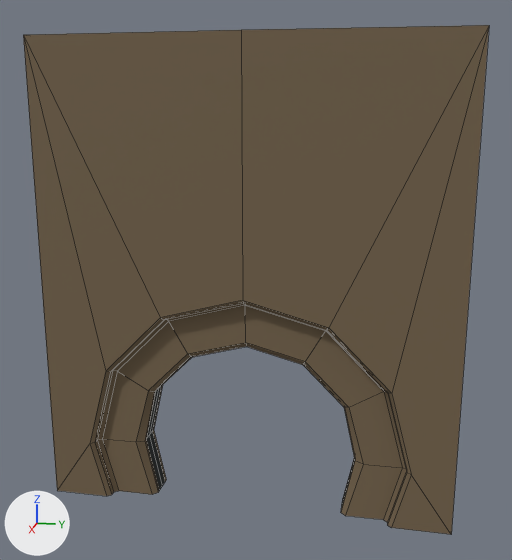
An edit to the FBX model Assets/Trash/Alexis_Trash/Décors_Indus/OBJ/Salle_Fin/OBJ_Cadre_Porte.fbx, drawn before and after from the same camera.
One viewpoint serves both versions: a camera (50 mm lens) standing at (39.43, -16.6, 10.79) and looking at (23.19, -19.85, 6.73). Arrows for +X, +Y and +Z are at lower left; the lights stay in place. Mesh edges are drawn as thin lines. Where no turn or scale is listed for an object, it has been applied to the vertices.

Names of what the first picture shows: 'TEXTURE_Contoure_Porte001'.
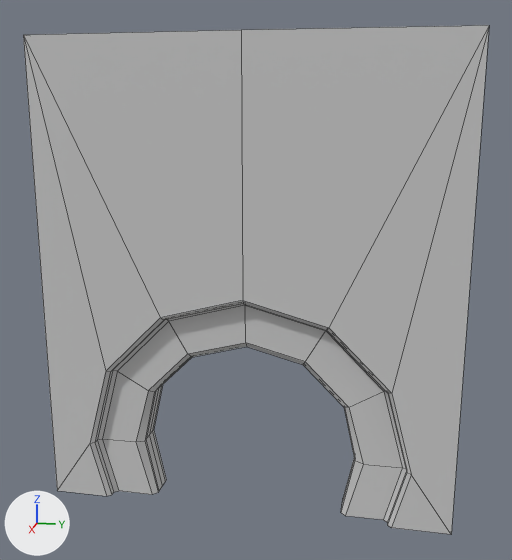
The newer file is also turned or shifted as a whole; pictures and numbers use the older file's frame.

The change, as a diff of the scene's bpy script:
```diff
--- a/Assets/Trash/Alexis_Trash/Décors_Indus/OBJ/Salle_Fin/OBJ_Cadre_Porte.fbx.py
+++ b/Assets/Trash/Alexis_Trash/Décors_Indus/OBJ/Salle_Fin/OBJ_Cadre_Porte.fbx.py
@@ mat_material__2 @@
+mat_material__2 = principled_material('Material #2')
+mat_material__2.base_color = (0.588, 0.588, 0.588)  # light grey #cacaca
+mat_material__2.roughness = 0.859
@@ me_mesh @@
 me_mesh.from_pydata(...)  # 145 vertices, 130 faces; spans x -1.52..0.0, y -10.0..0.0, z 1.0..12.34
 # used by ob_texture_contoure_porte001; location = (24.0, -15.0, 0.0)
+# me_mesh part 1: all 114 faces that had it switch from mat_metal_2 (brown #75634b) to mat_material__2 (light grey #cacaca)
+# me_mesh part 2: all 16 faces that had it switch from mat_vide (black #000d0d) to mat_material__2 (light grey #cacaca)
```

What differs and where, as boxes (x1, y1, x2, y2) in the pictures (512 x 560 px):
part 1 of me_mesh, recoloured (brown to grey)
    both: (23, 25, 489, 534)
part 2 of me_mesh, recoloured
    both: (147, 387, 355, 508)
